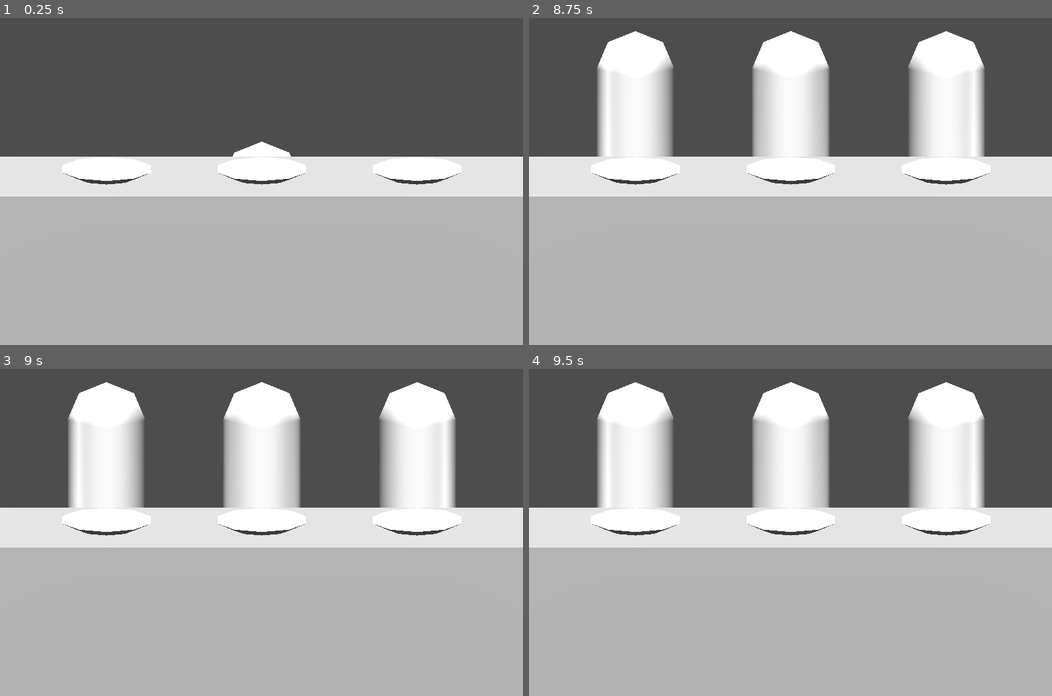
Above: before the commit, frames 1-4 (two rows, left to right).
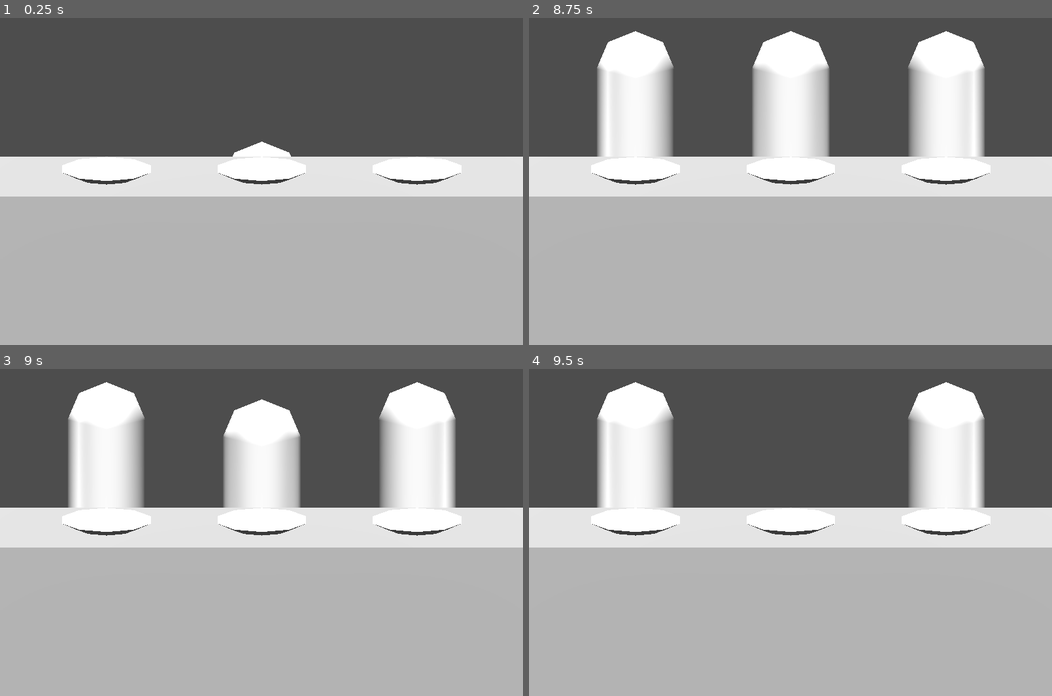
Above: after the commit, the same moments.

Repository: codie-sharp/faye-foods
Game: Godot game, scene res://MainScene.tscn
Two runs of this game, one before a commit and one after it. Both use one fixed random seed, a clock stepped at 60 frames per second and the inputs below.
Inputs (mouse positions are in pixels of both pictures, inside the frame that each line leads up to):
- Up to frame 1 (0.25 s): no input
- Up to frame 2 (8.75 s): move the mouse to (764, 246) at 0.52 s; click (764, 246) at 0.67 s; tap Enter at 1.25, 5.75, 8 s; move the mouse to (947, 230) at 1.27 s; click (947, 230) at 1.42 s; tap Space at 2, 7.25 s; move the mouse to (633, 132) at 2.02 s; click (633, 132) at 2.17 s; move the mouse to (816, 181) at 2.77 s; click (816, 181) at 2.92 s; move the mouse to (712, 99) at 3.52 s; click (712, 99) at 3.67 s; move the mouse to (905, 165) at 4.27 s; click (905, 165) at 4.42 s; move the mouse to (685, 197) at 5.02 s; click (685, 197) at 5.17 s; move the mouse to (842, 109) at 5.77 s; click (842, 109) at 5.92 s; move the mouse to (764, 246) at 6.52 s; click (764, 246) at 6.67 s; move the mouse to (947, 230) at 7.27 s; click (947, 230) at 7.42 s; move the mouse to (633, 132) at 8.02 s; click (633, 132) at 8.17 s
- Up to frame 3 (9 s): tap Space at 8.75 s; move the mouse to (287, 532) at 8.77 s; click (287, 532) at 8.92 s
- Up to frame 4 (9.5 s): no input

Frames 1-2 are identical in both runs. In frame 3, 1.1% of the frame differs, in the area x 42-58%, y 4-21%; in frame 4, 5.1%, in the area x 42-58%, y 4-43%.

Commit message:
forgot to change state causing the bug. Still bugs with animation, but possibly related to tweening. Will continue with drag and drop

Diff:
--- a/CharacterScript.gd
+++ b/CharacterScript.gd
@@ -21,12 +21,12 @@
 	var tween = get_tree().create_tween()
 	tween.finished.connect(emit_char_seated)
 	tween.tween_property(self, "global_transform:origin", top_pos, up_duration)
-	tween.tween_property(self, "global_transform:origin", end_pos, bob_duration)
+	await tween.tween_property(self, "global_transform:origin", end_pos, bob_duration)
 
 func exit():
 	var tween = get_tree().create_tween()
 	tween.finished.connect(emit_char_exited)
-	tween.tween_property(self, "global_transform:origin", start_pos, up_duration)
+	await tween.tween_property(self, "global_transform:origin", start_pos, up_duration)
 
 func emit_char_seated():
 	emit_signal("char_seated")
--- a/SeatScript.gd
+++ b/SeatScript.gd
@@ -20,6 +20,7 @@
 	plate.change_state()
 
 func _on_char_exited():
+	plate.change_state()
 	emit_signal("seat_available", self)
 
 func _on_food_selected():
